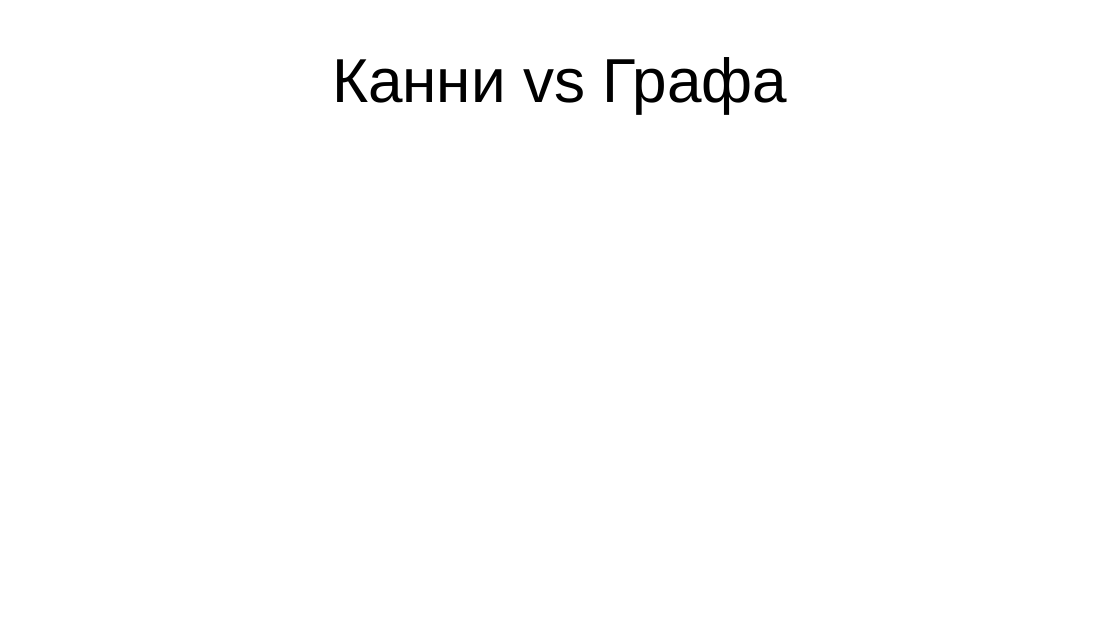
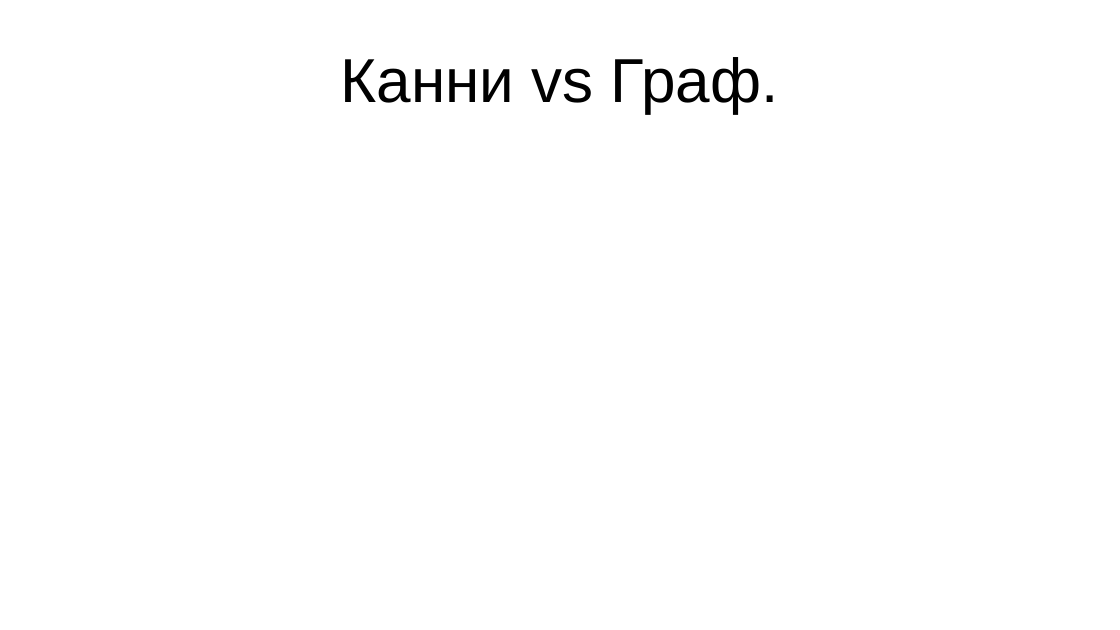
Before and after one commit to AlexeyVorobyev/media-moment-iz-second, a slide deck: slide 111 of report/pres.odp (slide 74 before the commit). Drawn at 1120x630 pixels with LibreOffice and Linux fonts; fonts in the diff are those of the drawing. Boxes give left, top, right and bottom in pixels: in the first picture for what was removed or moved away, otherwise in the second. Text is boxed around its words. In the diff, an @@ line names an element or a change of style, - is before the commit and + after.

```diff
--- a/report/pres.odp
+++ b/report/pres.odp
@@ title at <box>341,57,778,113</box>: text changed @@
-Канни vs Графа
+Канни vs Граф.
```
Also in this commit, not shown: 2 other slides changed, 37 slides added.
